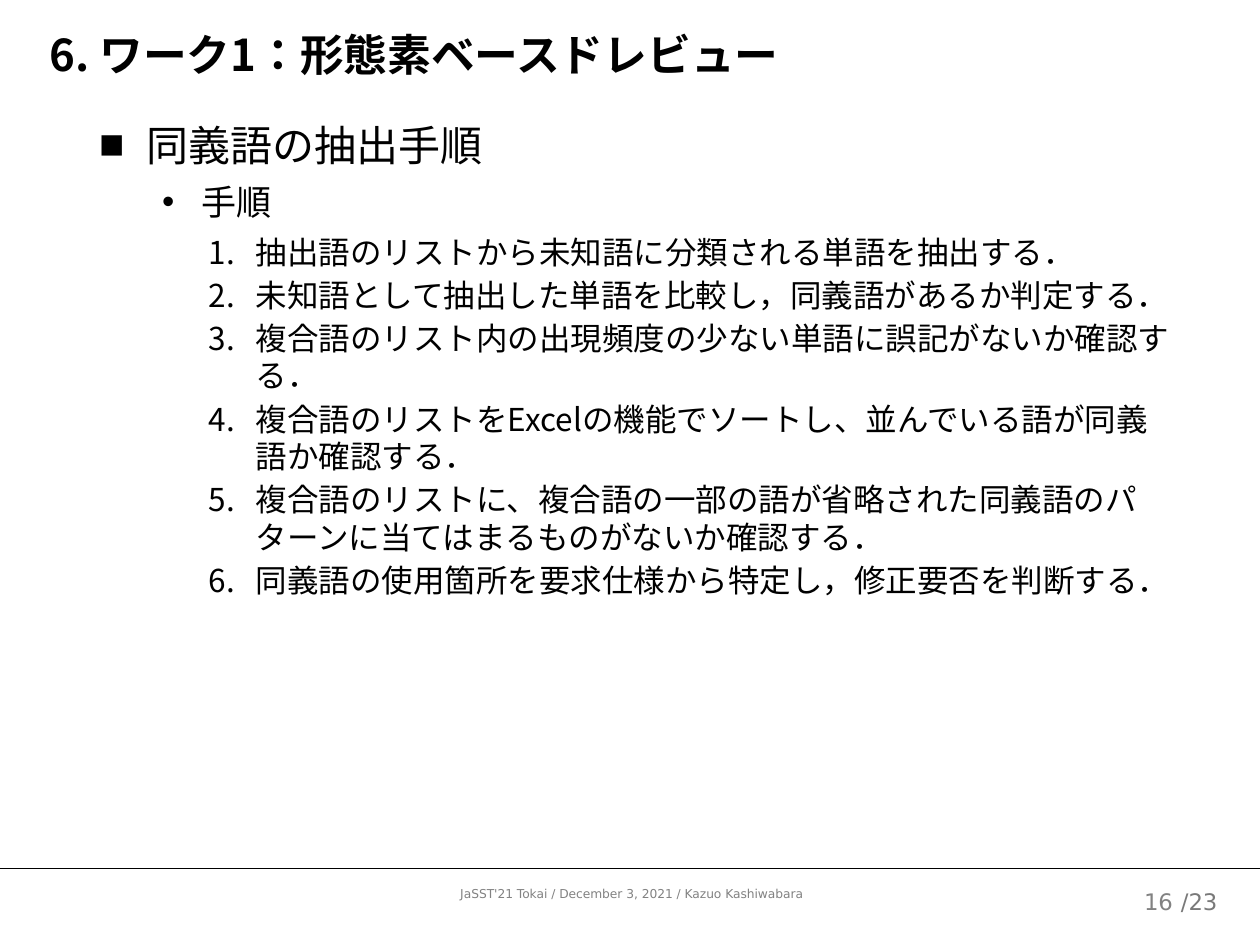
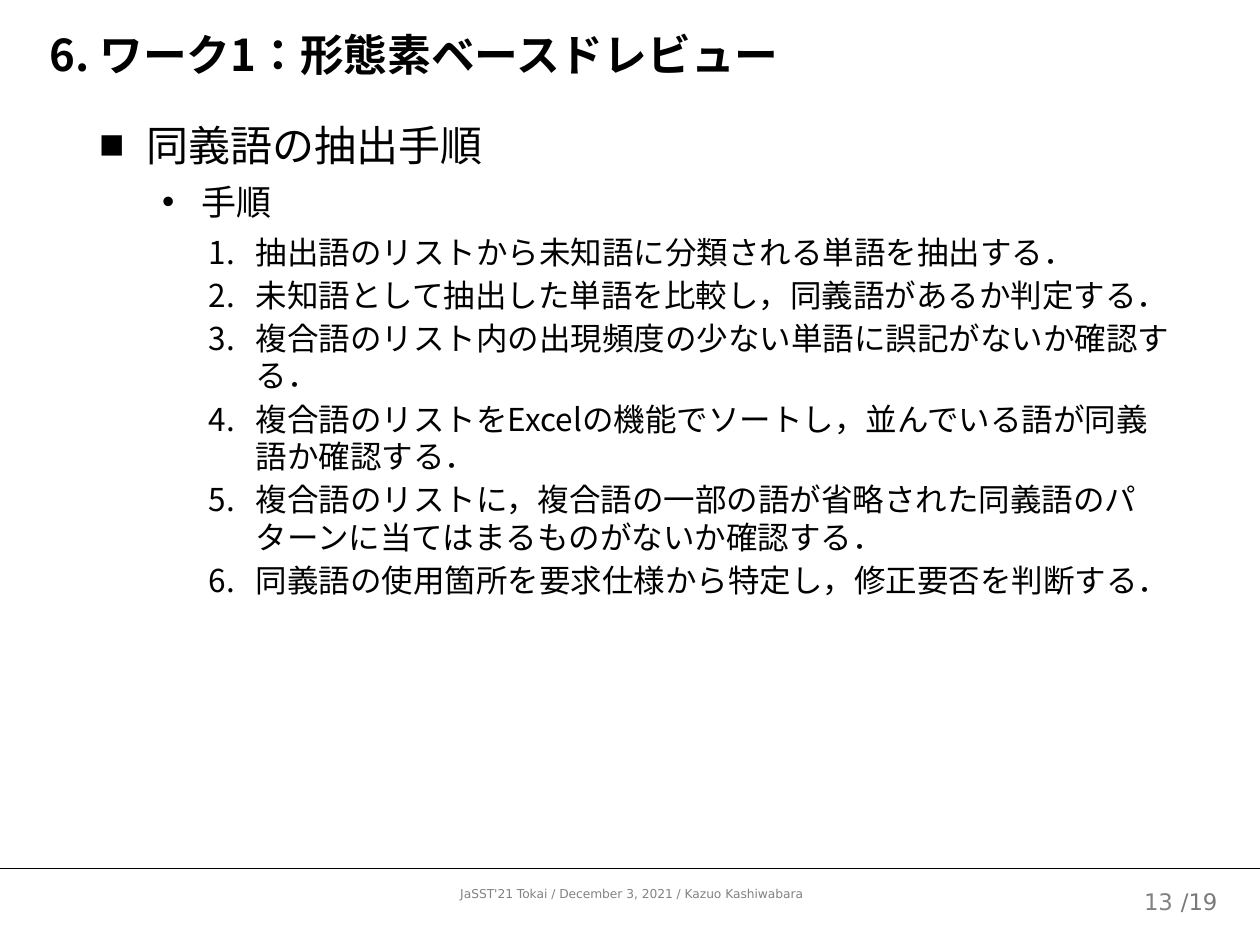
Before and after one commit to kazuo-reve/Work_MorphologicalBasedReview, a slide deck: slide 14 of 形態素ベースドレビューワークショップ.pptx (slide 17 before the commit). Drawn at 1260x946 pixels with LibreOffice and Linux fonts; fonts in the diff are those of the drawing. Boxes give left, top, right and bottom in pixels: in the first picture for what was removed or moved away, otherwise in the second. Text is boxed around its words. In the diff, an @@ line names an element or a change of style, - is before the commit and + after.

```diff
--- a/形態素ベースドレビューワークショップ.pptx
+++ b/形態素ベースドレビューワークショップ.pptx
@@ text at [256,404,1148,552]: text changed @@
-    4. 複合語のリストをExcelの機能でソートし、並んでいる語が同義語か確認する．
-    5. 複合語のリストに、複合語の一部の語が省略された同義語のパターンに当てはまるものがないか確認する．
+    4. 複合語のリストをExcelの機能でソートし，並んでいる語が同義語か確認する．
+    5. 複合語のリストに，複合語の一部の語が省略された同義語のパターンに当てはまるものがないか確認する．
@@ page number at [1144,893,1173,910]: text changed @@
-16
+13
@@ text at [1181,893,1218,912]: text changed @@
-/23
+/19
```
Also in this commit, not shown: 19 other slides changed, 4 slides removed.
